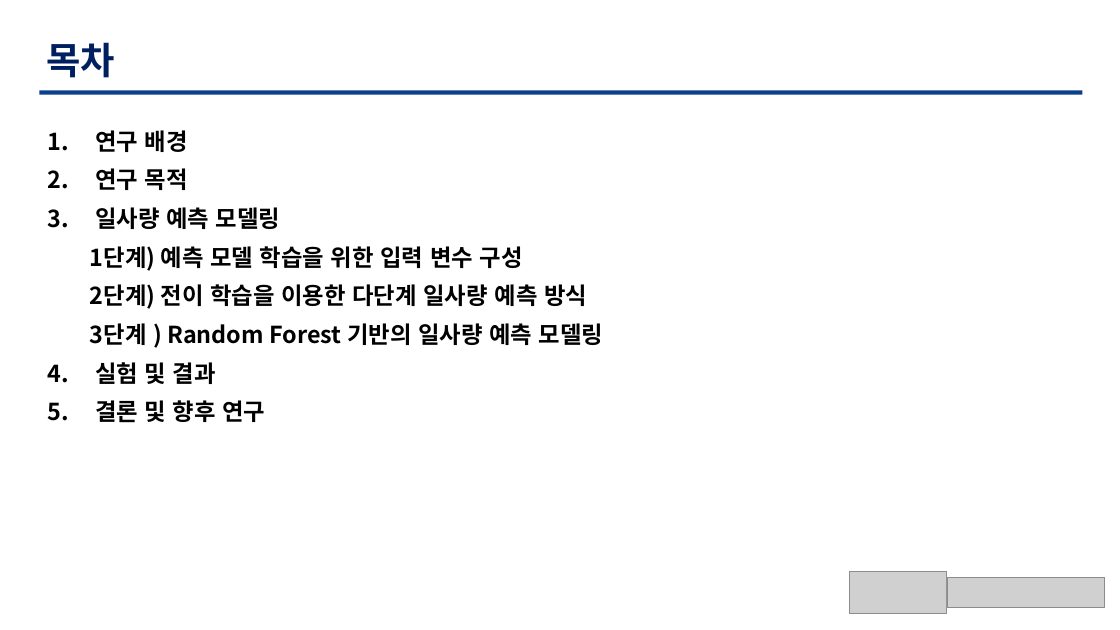
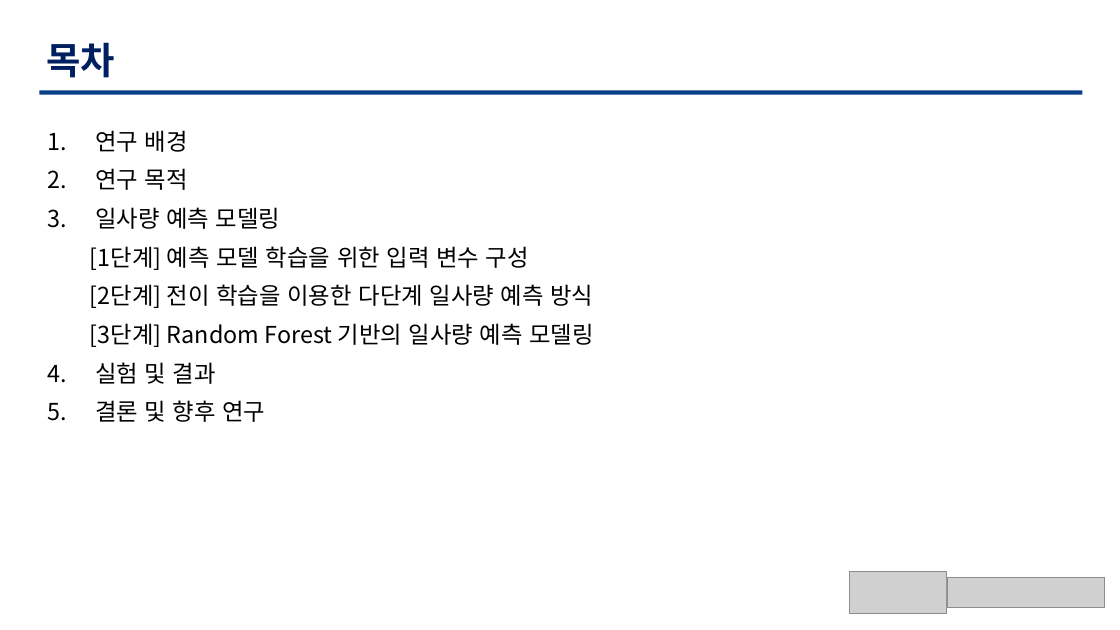
Before and after one commit to TaegyuHan/Solar_radiation_prediction_model, a slide deck: slide 2 of KICS_PT/[KICS] 모델 poster.pptx. Drawn at 1120x630 pixels with LibreOffice and Linux fonts; fonts in the diff are those of the drawing; grey boxes stand for pictures. Boxes give left, top, right and bottom in pixels: in the first picture for what was removed or moved away, otherwise in the second. Text is boxed around its words. In the diff, an @@ line names an element or a change of style, - is before the commit and + after.

```diff
--- a/KICS_PT/[KICS] 모델 poster.pptx
+++ b/KICS_PT/[KICS] 모델 poster.pptx
@@ text at box(95, 130, 280, 422): bold off in "연구 배경", "연구 목적", "일사량 예측 모델링", "실험 및 결과" and 1 more places @@
@@ text at box(90, 246, 593, 347): text changed; bold off @@
-  1단계) 예측 모델 학습을 위한 입력 변수 구성
-  2단계) 전이 학습을 이용한 다단계 일사량 예측 방식
-  3단계 ) Random Forest 기반의 일사량 예측 모델링
+  [1단계] 예측 모델 학습을 위한 입력 변수 구성
+  [2단계] 전이 학습을 이용한 다단계 일사량 예측 방식
+  [3단계] Random Forest 기반의 일사량 예측 모델링
```
Also in this commit, not shown: 10 other slides changed, 1 slide added.
